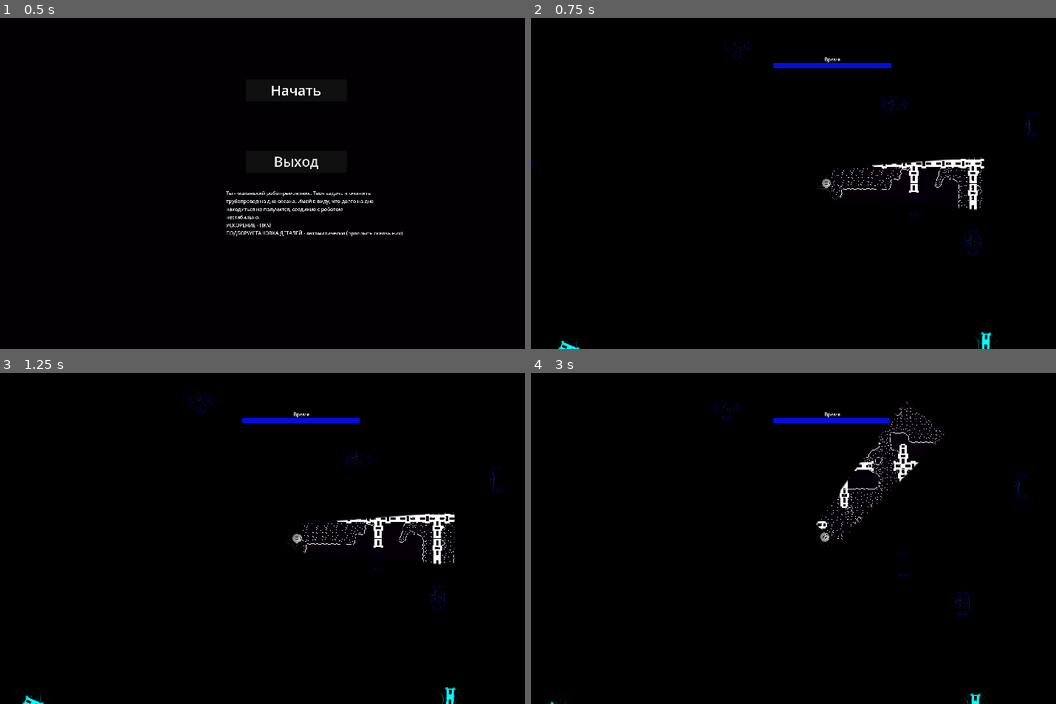
Above: before the commit, frames 1-4 (two rows, left to right).
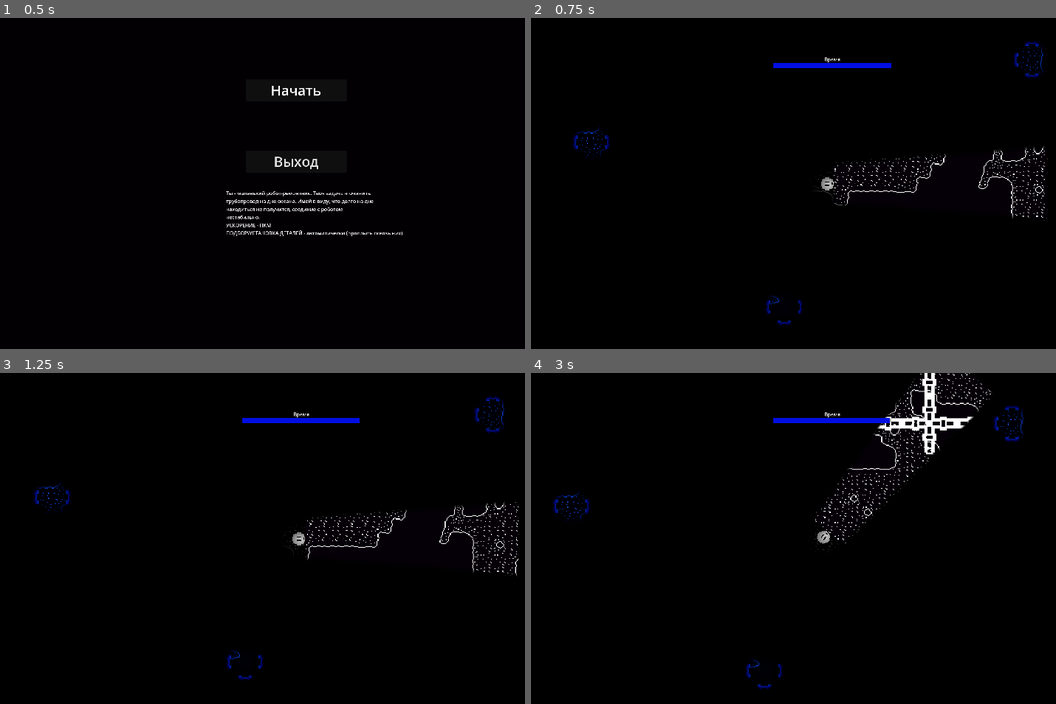
Above: after the commit, the same moments.

Repository: Overlord1704/PashtetJam1
Game: Godot game, scene res://scenes/StartMenu/start_menu.tscn
Same seed, same stepped clock (60 frames per second), same inputs: the game is played once before the commit and once after it.
Inputs (mouse positions are in pixels of both pictures, inside the frame that each line leads up to):
- Up to frame 1 (0.5 s): no input
- Up to frame 2 (0.75 s): click "Начать" at 0.5 s
- Up to frame 3 (1.25 s): no input
- Up to frame 4 (3 s): move the mouse to (956, 521) at 1.27 s; click (956, 521) at 1.42 s; move the mouse to (709, 555) at 2.02 s; click (709, 555) at 2.17 s; move the mouse to (882, 465) at 2.77 s; click (882, 465) at 2.92 s

Frame 1 is identical in both runs. In frame 2, 1.8% of the frame differs, in the area x 0-99%, y 6-100%; in frame 3, 1.9%; in frame 4, 2.5%, in the area x 3-95%, y 0-100%.

Commit message:
Тестирую

Diff:
--- a/scenes/Level/Location.gd
+++ b/scenes/Level/Location.gd
@@ -3,7 +3,7 @@
 @export_category("Generation")
 @export var width: int = 12
 @export var height: int = 12
-@export var num_holes: int = 4 # Кол-во дырок
+@export var num_holes: int  # Кол-во дырок
 @export var hole_min: int = 2
 @export var hole_max: int = 4
 @export var random_add: int = 32
--- a/scenes/Level/level.gd
+++ b/scenes/Level/level.gd
@@ -2,6 +2,7 @@
 
 
 @export var player : CharacterBody2D
+@export var location : Node2D
 @export var take_sound : AudioStream
 @export var place_sound : AudioStream
 
--- a/scenes/Level/level.tscn
+++ b/scenes/Level/level.tscn
@@ -16,9 +16,10 @@
 [sub_resource type="RectangleShape2D" id="RectangleShape2D_cue3r"]
 size = Vector2(0.841282, 53.1572)
 
-[node name="Level" type="Node2D" node_paths=PackedStringArray("player")]
+[node name="Level" type="Node2D" node_paths=PackedStringArray("player", "location")]
 script = ExtResource("1_bgy22")
 player = NodePath("Player")
+location = NodePath("Location")
 take_sound = ExtResource("8_b4fjl")
 place_sound = ExtResource("9_kwuh1")
 Fragments = 10
@@ -48,8 +49,10 @@
 [node name="Location" parent="." instance=ExtResource("2_phj4u")]
 scale = Vector2(4, 4)
 width = 40
-height = 15
-num_holes = 20
+height = 40
+num_holes = 15
+hole_min = 8
+hole_max = 10
 
 [node name="DirectionalLight2D" type="DirectionalLight2D" parent="."]
 energy = 1.2
--- a/scenes/Level/place.tscn
+++ b/scenes/Level/place.tscn
@@ -16,5 +16,5 @@
 
 [node name="PointLight2D" type="PointLight2D" parent="."]
 color = Color(0.168627, 0.380392, 1, 1)
-energy = 2.0
+energy = 3.0
 texture = ExtResource("2_b8wlm")
--- a/scenes/Player/VelocityComponent/VelocityComponent.gd
+++ b/scenes/Player/VelocityComponent/VelocityComponent.gd
@@ -3,19 +3,19 @@
 
 ###	Вынес передвижение персонажа в отдельный компонент. Он получает transform,и меняет velocity игрока ###
 
-@export var speed = 100
-
+@export var SPEED := 100
 var Velocity : Vector2
 var Transform : Transform2D
 
 var ACCELERATION = 0.1 # Как быстро он ускоряется
-var BORDER := 80 # Границы, за которые velocity не может выйти
+var BORDER := SPEED # Границы, за которые velocity не может выйти
+@export var ACCELERATION_BORDER := 300 # Границы, за которые velocity не может выйти
 
 var is_accel : bool # Ускоряется на ПКМ?
 var is_friction : bool # Замедляется?
 
 func _physics_process(delta):
-	Velocity += Transform.x * speed*ACCELERATION
+	Velocity += Transform.x * SPEED*ACCELERATION
 	Velocity.x = clamp(Velocity.x,-BORDER,BORDER)
 	Velocity.y = clamp(Velocity.y,-BORDER,BORDER)
 
@@ -26,10 +26,10 @@
 	#print(Velocity)
 
 func Acceleration():
-	BORDER = 250
+	BORDER = ACCELERATION_BORDER
 
 func Friction():
-	if BORDER != 80: # Плавное замедление персонажа
+	if BORDER != SPEED: # Плавное замедление персонажа
 		BORDER -= 2
 	else:
 		is_friction = false
--- a/scenes/Player/player.tscn
+++ b/scenes/Player/player.tscn
@@ -79,7 +79,7 @@
 texture = SubResource("GradientTexture2D_1xof5")
 
 [node name="Camera2D" type="Camera2D" parent="."]
-zoom = Vector2(0.5, 0.5)
+zoom = Vector2(0.7, 0.7)
 position_smoothing_enabled = true
 
 [node name="Movement" type="AudioStreamPlayer2D" parent="."]
